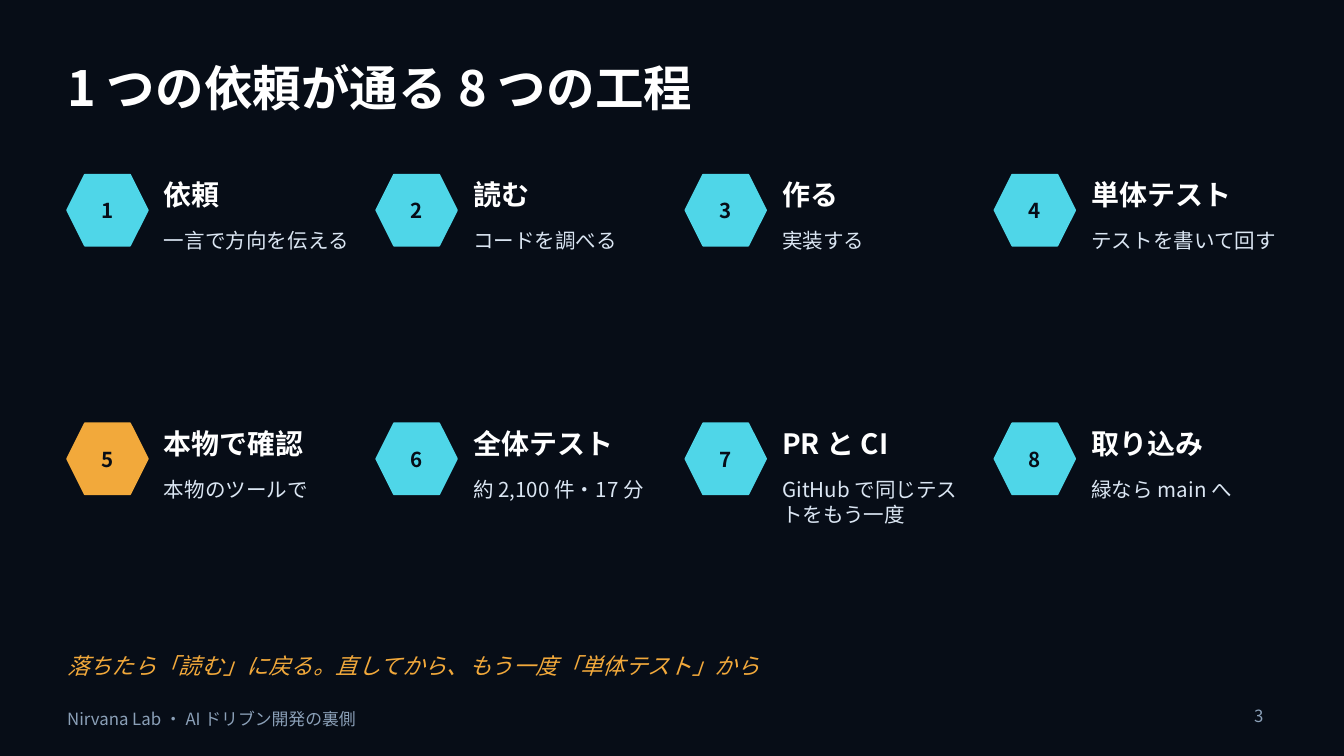
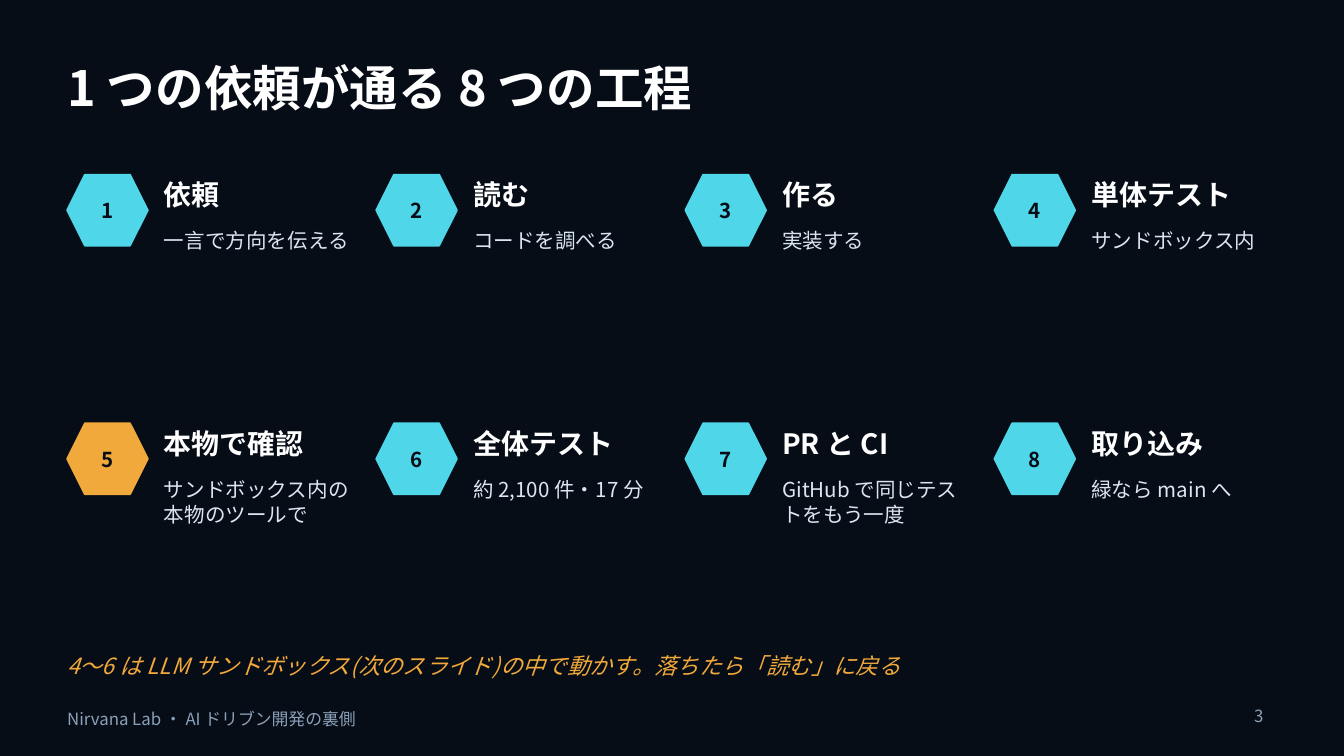
Before and after one commit to w-index-m/network-lab-emulator, a slide deck: slide 3 of docs/ai-driven-dev-behind-the-scenes.pptx. Drawn at 1344x756 pixels with LibreOffice and Linux fonts; fonts in the diff are those of the drawing. Boxes give left, top, right and bottom in pixels: in the first picture for what was removed or moved away, otherwise in the second. Text is boxed around its words. In the diff, an @@ line names an element or a change of style, - is before the commit and + after.

```diff
--- a/docs/ai-driven-dev-behind-the-scenes.pptx
+++ b/docs/ai-driven-dev-behind-the-scenes.pptx
@@ text at (x1=1091, y1=230, x2=1255, y2=250): text changed @@
-テストを書いて回す
+サンドボックス内
@@ text at (x1=164, y1=479, x2=349, y2=524): text changed @@
-本物のツールで
+サンドボックス内の本物のツールで
@@ text at (x1=67, y1=655, x2=900, y2=679): text changed @@
-落ちたら「読む」に戻る。直してから、もう一度「単体テスト」から
+4〜6 は LLM サンドボックス(次のスライド)の中で動かす。落ちたら「読む」に戻る
```
Also in this commit, not shown: 2 slides added, 1 other file.
